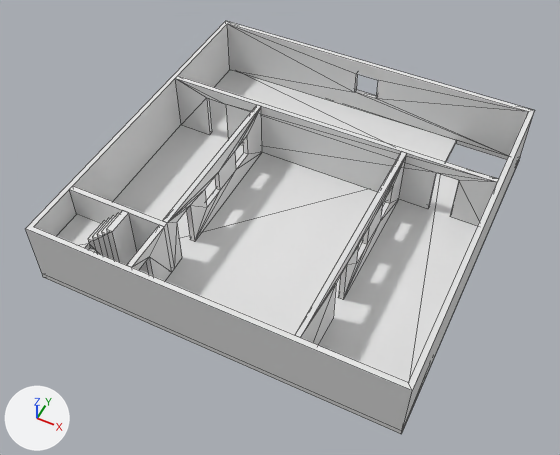
The FBX model Assets/Scenes/Combined/Prefabs/LevelModels/SM_Level_4.fbx as it was, and as the next commit left it.
Both versions are drawn from a 50 mm lens placed at (8.71, -98.94, 22.55), pointed at (-0.15, -81.24, 0.42). The axes (+X, +Y, +Z) are drawn at lower left. The lights are the same throughout. Mesh edges are drawn as thin lines. Where no turn or scale is listed for an object, it has been applied to the vertices.

Names of what the first picture shows: 'Level_4'.
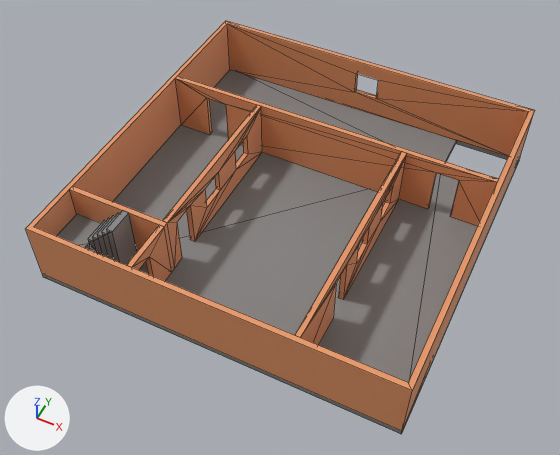
Location of each change, (x1, y1, x2, y2) in pixels of the pictures (560 x 455 px):
part 1 of me_cube_014, recoloured (white to grey): (42, 173, 441, 434) in both
part 2 of me_cube_014, recoloured (white to grey): (247, 75, 520, 432) in both
part 3 of me_cube_014, recoloured (white to grey): (113, 70, 384, 238) in both
part 4 of me_cube_014, recoloured: (25, 21, 535, 431) in both

The change in detail:
Material 'Wall' (mat_wall) is new.
Its base color is (0.801, 0.313, 0.135) (orange #e79867).
Material 'Floor' (mat_floor) is new.
Its base color is (0.236, 0.236, 0.236) (grey #858585).
me_cube_014 has 197 vertices, 223 faces and spans x -7.0..7.0, y -7.0..7.0, z 0.0..2.7.
me_cube_014 is used by ob_level_4; location (0.0, -80.0, 0.0).
me_cube_014 part 1: 39 of the faces centred in x -6.13..1.43, y -7.0..-3.07, z 0.0..2.7 switch from no material to mat_floor (grey #858585).
me_cube_014 part 2: 16 of the faces centred in x 0.0..7.0, y 0.0..7.0, z 0.0..0.2 switch from no material to mat_floor (grey #858585).
me_cube_014 part 3: 3 of the faces centred in x -7.0..-3.23, y 0.0..1.6, z 0.0..0.2 switch from no material to mat_floor (grey #858585).
me_cube_014 part 4: 165 of the faces centred in x -7.0..7.0, y -7.0..7.0, z 0.5..2.7 switch from no material to mat_wall (orange #e79867).
